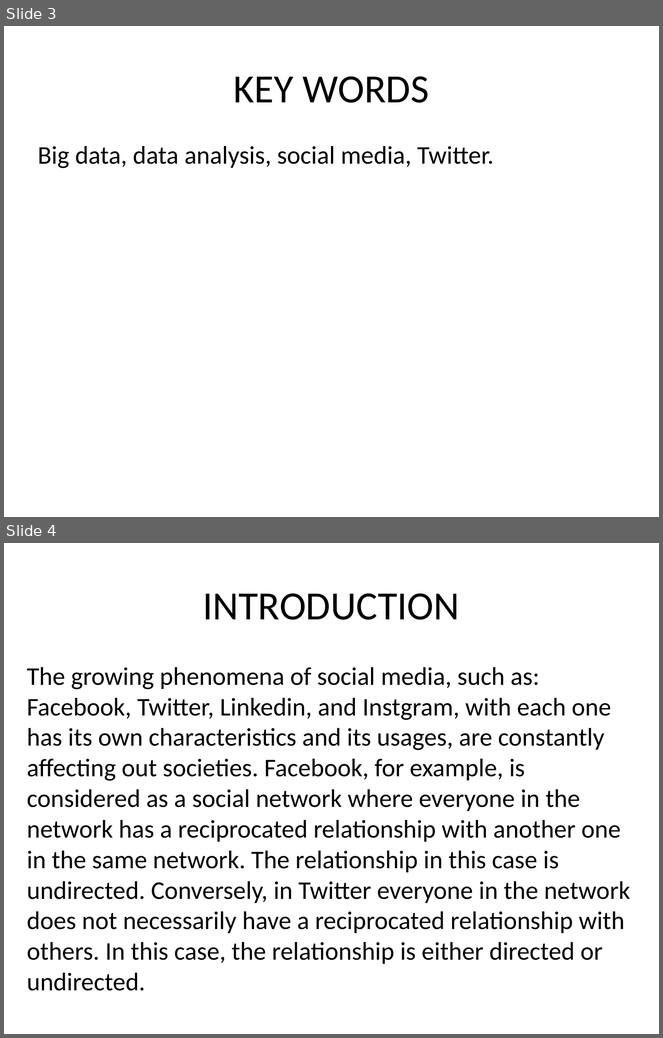
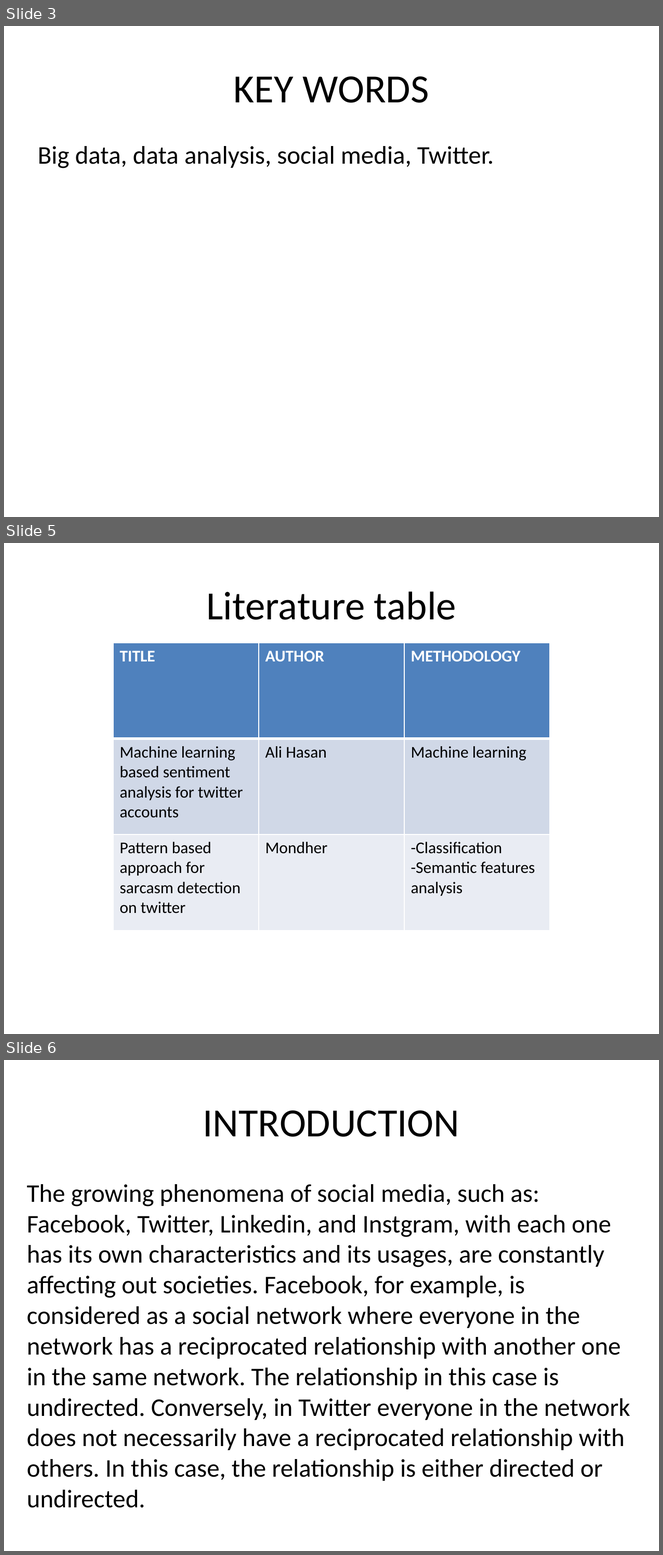
Before and after one commit to sowmyareddyvangala/project, a slide deck: Literature survey.pptx. Shown one above the other, each under a label of ours: slides 3 and 4 before the commit, slides 3, 5 and 6 after it; the slides between them are not shown. The pictures are 663x1038 and 663x1555 pixels, drawn with LibreOffice and Linux fonts; fonts in the diff are those of the drawing. Boxes give left, top, right and bottom in pixels: in the first picture for what was removed or moved away, otherwise in the second. Text is boxed around its words. In the diff, an @@ line names an element or a change of style, - is before the commit and + after.

```diff
--- a/Literature survey.pptx
+++ b/Literature survey.pptx
@@ slide 5 added at (4, 543, 659, 1034), background #FFFFFF @@
@@ title added at (206, 591, 456, 620), 44 pt, text #000000 @@
+Literature table
@@ table added at (113, 643, 550, 931), 3 rows, 3 columns @@
+TITLE | AUTHOR | METHODOLOGY
+Machine learning based sentiment analysis for twitter accounts | Ali Hasan | Machine learning
+Pattern based approach for sarcasm detection on twitter | Mondher | -Classification / -Semantic features analysis
@@ what was slide 4 is now slide 6 @@
```
Also in this commit, not shown: 1 other slide added.
